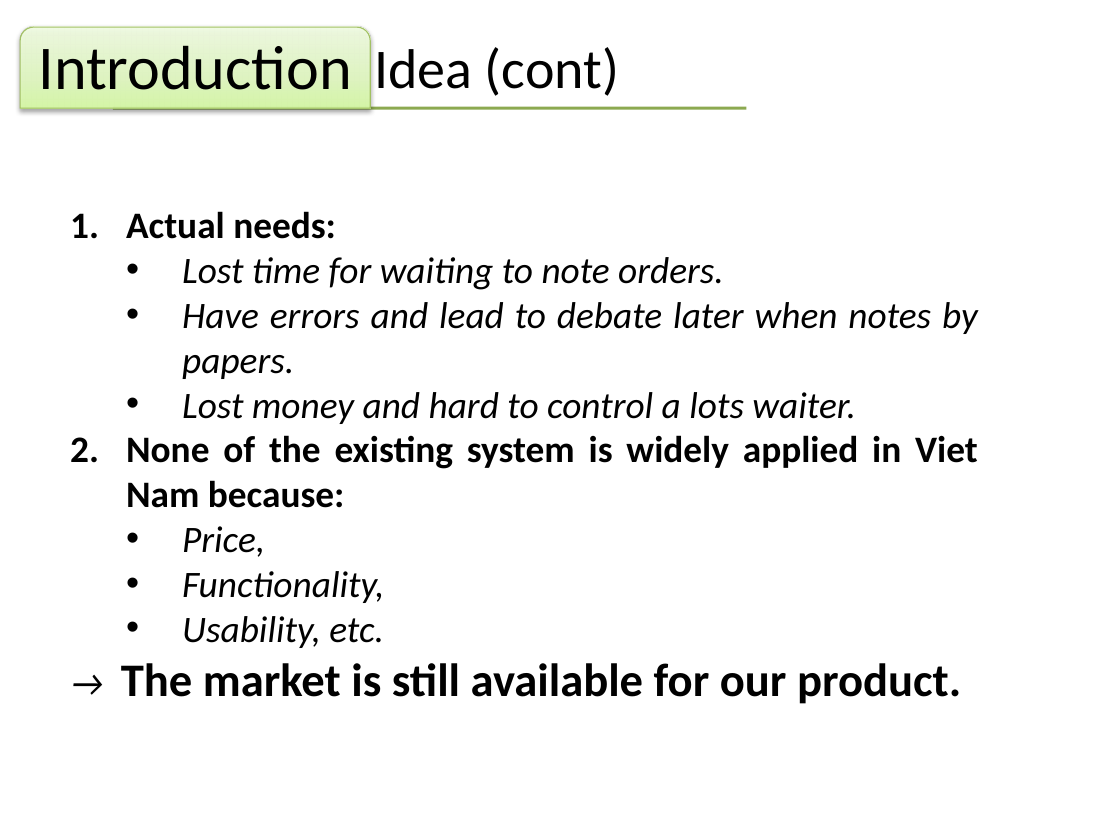
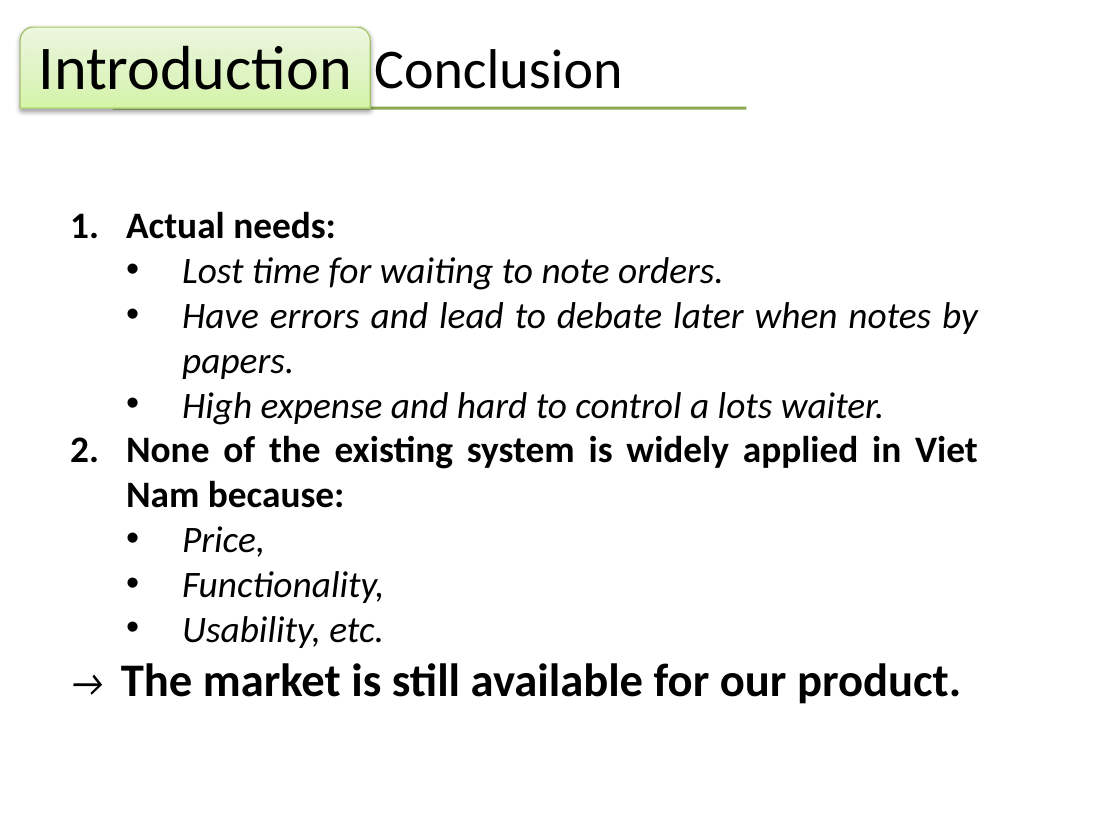
Before and after one commit to thanhlcm90/smart-menu-solution, a slide deck: slide 8 of Documents/Other Docs/SMS Group - Slide Thẩm định đồ án.pptx. Drawn at 1120x840 pixels with LibreOffice and Linux fonts; fonts in the diff are those of the drawing; background and template pictures are left out. Boxes give left, top, right and bottom in pixels: in the first picture for what was removed or moved away, otherwise in the second. Text is boxed around its words. In the diff, an @@ line names an element or a change of style, - is before the commit and + after.

```diff
--- a/Documents/Other Docs/SMS Group - Slide Thẩm định đồ án.pptx
+++ b/Documents/Other Docs/SMS Group - Slide Thẩm định đồ án.pptx
@@ text at [374,49,622,89]: text changed @@
-Idea (cont)
+Conclusion
@@ text at [182,392,884,425]: text changed @@
-  • Lost money and hard to control a lots waiter.
+  • High expense and hard to control a lots waiter.
```
Also in this commit, not shown: 3 other slides changed.
